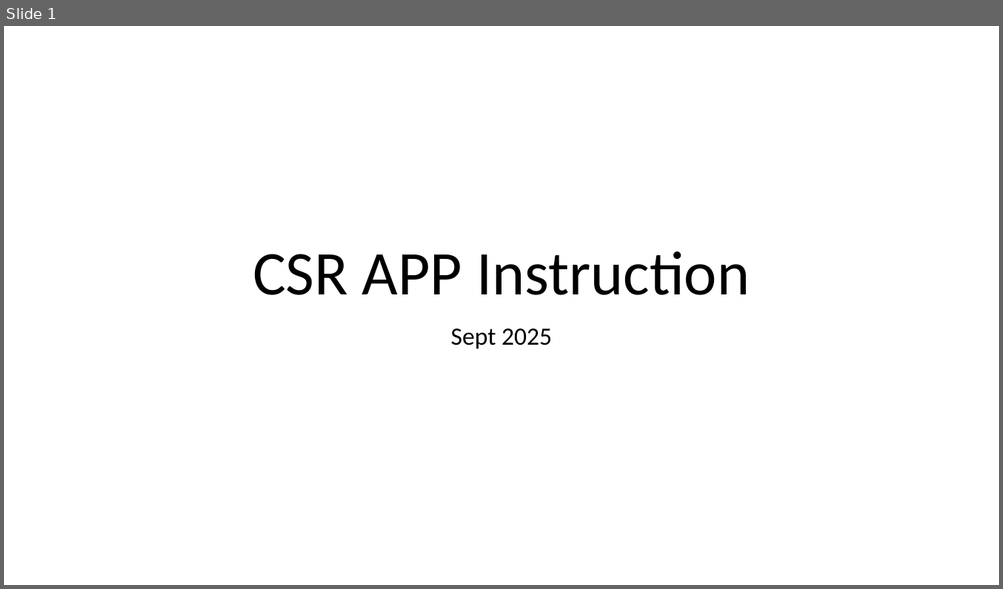
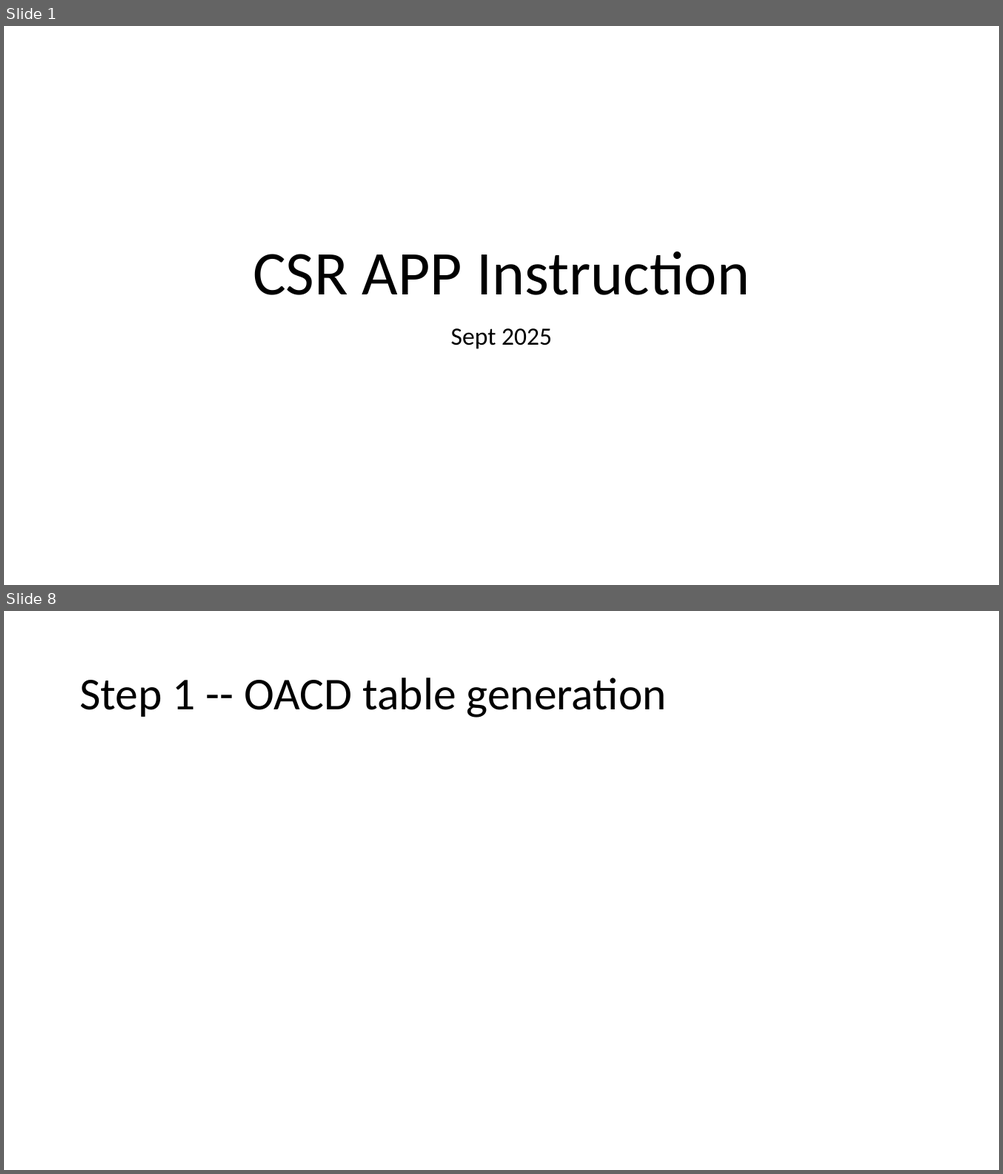
Before and after one commit to cuzno200161/CSR-software, a slide deck: CSR APP Instruction.pptx. Shown one above the other, each under a label of ours: slide 1 before the commit, slides 1 and 8 after it; the slides between them are not shown. The pictures are 1003x589 and 1003x1174 pixels, drawn with LibreOffice and Linux fonts; fonts in the diff are those of the drawing. Boxes give left, top, right and bottom in pixels: in the first picture for what was removed or moved away, otherwise in the second. Text is boxed around its words. In the diff, an @@ line names an element or a change of style, - is before the commit and + after.

```diff
--- a/CSR APP Instruction.pptx
+++ b/CSR APP Instruction.pptx
@@ slide 8 added at [4,611,999,1170], background #FFFFFF @@
@@ title added at [79,678,666,718], 44 pt, text #000000 @@
+Step 1 -- OACD table generation
```
Also in this commit, not shown: 5 slides changed, 6 other slides added, 1 slide removed, 1 other file.
